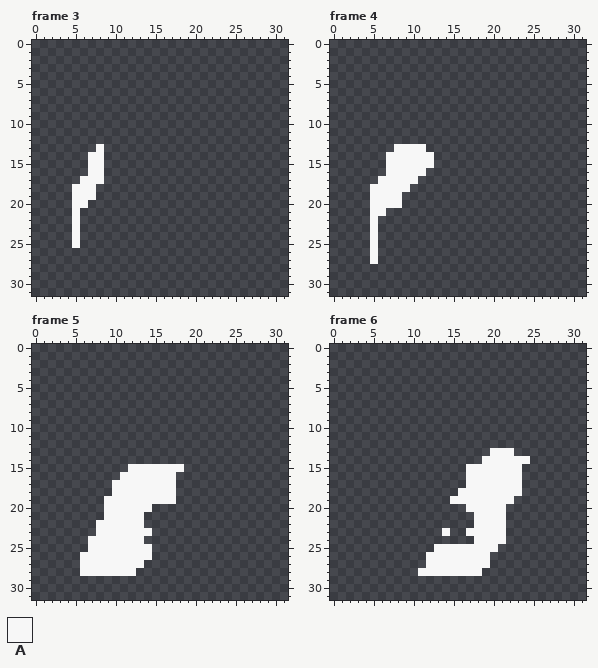
A pixel-art file gets an edit: Art/Items/lock-shiny.aseprite. Above: the version before the commit.
32x32 pixels, 17 frames. Shown: frame 3, frame 4, frame 5, frame 6. The commit also changed other frames, which this record leaves out.
Palette (. is transparent): A #f7f7f7
Pixels before, frame 3, first column x 5:
13 ...A
14 ..AA
15 ..AA
16 ..AA
17 .AAA
18 AAA.
19 AAA.
20 AA..
21 A...
22 A...
23 A...
24 A...
25 A...
Pixels before, frame 4, first column x 5:
13 ...AAAA.
14 ..AAAAAA
15 ..AAAAAA
16 ..AAAAA.
17 .AAAAA..
18 AAAAA...
19 AAAA....
20 AAAA....
21 AA......
22 A.......
23 A.......
24 A.......
25 A.......
26 A.......
27 A.......
Pixels before, frame 5, first column x 6:
15 ......AAAAAAA
16 .....AAAAAAA.
17 ....AAAAAAAA.
18 ....AAAAAAAA.
19 ...AAAAAAAAA.
20 ...AAAAAA....
21 ...AAAAA.....
22 ..AAAAAA.....
23 ..AAAAAAA....
24 .AAAAAAA.....
25 .AAAAAAAA....
26 AAAAAAAAA....
27 AAAAAAAA.....
28 AAAAAAA......
Pixels before, frame 6, first column x 11:
13 .........AAA..
14 ........AAAAAA
15 ......AAAAAAA.
16 ......AAAAAAA.
17 ......AAAAAAA.
18 .....AAAAAAAA.
19 ....AAAAAAAA..
20 ......AAAAA...
21 .......AAAA...
22 .......AAAA...
23 ...A..AAAAA...
24 .......AAAA...
25 ..AAAAAAAA....
26 .AAAAAAAA.....
27 .AAAAAAAA.....
28 AAAAAAAA......
New version:
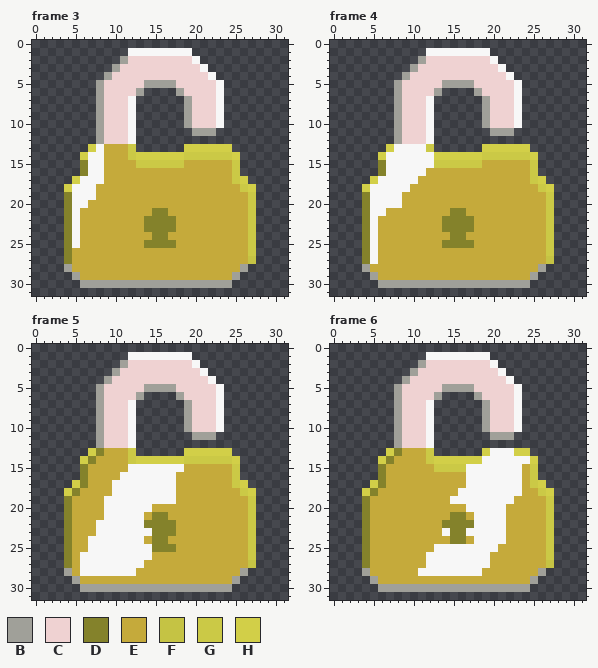
Colours new in this view: B #a0a099  C #efd2d2  D #84822b  E #c5aa3b  F #c5c344  G #cbc946  H #d2cf48
Diff:
layer "Layer 1" now shown
layer "Tint" now shown
Changed rows in their new state; - is an unchanged pixel.
Frame 3, layers "Tint", "Layer 1":
first column x 4:
 1 --------AAAAAAAA--------
 2 -------BCCCCCCCCA-------
 3 ------BCCCCCCCCCCA------
 4 -----BCCCCCCCCCCCCA-----
 5 ----BCCCCCBBBBCCCCCA----
 6 ----BCCCCB----BCCCCA----
 7 ----BCCCA------BCCCA----
 8 ----BCCCA------BCCCA----
 9 ----BCCCA------BCCCA----
10 ----BCCCA------BCCCA----
11 ----BCCCA-------BBB-----
12 ----BCCCA---------------
13 ---H-EEEG------HHHHHH---
14 --H--EEEGHHHHHHGGGGGGH--
15 --D--EEEEGGGGGGEEEEEEG--
16 --D--EEEEEEEEEEEEEEEEG--
17 -H---EEEEEEEEEEEEEEEEGH-
18 H---EEEEEEEEEEEEEEEEEEGH
19 D---EEEEEEEEEEEEEEEEEEEG
20 D--EEEEEEEEEEEEEEEEEEEEG
21 D-EEEEEEEEEDDEEEEEEEEEEG
22 D-EEEEEEEEDDDDEEEEEEEEEG
23 D-EEEEEEEEDDDDEEEEEEEEEG
24 D-EEEEEEEEEDDEEEEEEEEEEG
25 D-EEEEEEEEDDDDEEEEEEEEEG
26 DEEEEEEEEEEEEEEEEEEEEEEG
27 DEEEEEEEEEEEEEEEEEEEEEEF
28 BEEEEEEEEEEEEEEEEEEEEEB-
29 -BEEEEEEEEEEEEEEEEEEEB--
30 --BBBBBBBBBBBBBBBBBBB---
Frame 4, layers "Tint", "Layer 1":
first column x 4:
 1 --------AAAAAAAA--------
 2 -------BCCCCCCCCA-------
 3 ------BCCCCCCCCCCA------
 4 -----BCCCCCCCCCCCCA-----
 5 ----BCCCCCBBBBCCCCCA----
 6 ----BCCCCB----BCCCCA----
 7 ----BCCCA------BCCCA----
 8 ----BCCCA------BCCCA----
 9 ----BCCCA------BCCCA----
10 ----BCCCA------BCCCA----
11 ----BCCCA-------BBB-----
12 ----BCCCA---------------
13 ---H----G------HHHHHH---
14 --H------HHHHHHGGGGGGH--
15 --D------GGGGGGEEEEEEG--
16 --D-----EEEEEEEEEEEEEG--
17 -H-----EEEEEEEEEEEEEEGH-
18 H-----EEEEEEEEEEEEEEEEGH
19 D----EEEEEEEEEEEEEEEEEEG
20 D----EEEEEEEEEEEEEEEEEEG
21 D--EEEEEEEEDDEEEEEEEEEEG
22 D-EEEEEEEEDDDDEEEEEEEEEG
23 D-EEEEEEEEDDDDEEEEEEEEEG
24 D-EEEEEEEEEDDEEEEEEEEEEG
25 D-EEEEEEEEDDDDEEEEEEEEEG
26 D-EEEEEEEEEEEEEEEEEEEEEG
27 D-EEEEEEEEEEEEEEEEEEEEEF
28 BEEEEEEEEEEEEEEEEEEEEEB-
29 -BEEEEEEEEEEEEEEEEEEEB--
30 --BBBBBBBBBBBBBBBBBBB---
Frame 5, layers "Tint", "Layer 1":
first column x 4:
 1 --------AAAAAAAA--------
 2 -------BCCCCCCCCA-------
 3 ------BCCCCCCCCCCA------
 4 -----BCCCCCCCCCCCCA-----
 5 ----BCCCCCBBBBCCCCCA----
 6 ----BCCCCB----BCCCCA----
 7 ----BCCCA------BCCCA----
 8 ----BCCCA------BCCCA----
 9 ----BCCCA------BCCCA----
10 ----BCCCA------BCCCA----
11 ----BCCCA-------BBB-----
12 ----BCCCA---------------
13 ---HDEEEG------HHHHHH---
14 --HDEEEEGHHHHHHGGGGGGH--
15 --DEEEEE-------EEEEEEG--
16 --DEEEE-------EEEEEEEG--
17 -HDEEE--------EEEEEEEGH-
18 HDEEEE--------EEEEEEEEGH
19 DEEEE---------EEEEEEEEEG
20 DEEEE------EEEEEEEEEEEEG
21 DEEEE-----EDDEEEEEEEEEEG
22 DEEE------DDDDEEEEEEEEEG
23 DEEE-------DDDEEEEEEEEEG
24 DEE-------EDDEEEEEEEEEEG
25 DEE--------DDDEEEEEEEEEG
26 DE---------EEEEEEEEEEEEG
27 DE--------EEEEEEEEEEEEEF
28 BE-------EEEEEEEEEEEEEB-
29 -BEEEEEEEEEEEEEEEEEEEB--
30 --BBBBBBBBBBBBBBBBBBB---
Frame 6, layers "Tint", "Layer 1":
first column x 4:
 1 --------AAAAAAAA--------
 2 -------BCCCCCCCCA-------
 3 ------BCCCCCCCCCCA------
 4 -----BCCCCCCCCCCCCA-----
 5 ----BCCCCCBBBBCCCCCA----
 6 ----BCCCCB----BCCCCA----
 7 ----BCCCA------BCCCA----
 8 ----BCCCA------BCCCA----
 9 ----BCCCA------BCCCA----
10 ----BCCCA------BCCCA----
11 ----BCCCA-------BBB-----
12 ----BCCCA---------------
13 ---HDEEEG------H---HH---
14 --HDEEEEGHHHHHH------H--
15 --DEEEEEEGGGG-------EG--
16 --DEEEEEEEEEE-------EG--
17 -HDEEEEEEEEEE-------EGH-
18 HDEEEEEEEEEE--------EEGH
19 DEEEEEEEEEE--------EEEEG
20 DEEEEEEEEEEEE-----EEEEEG
21 DEEEEEEEEEEDDE----EEEEEG
22 DEEEEEEEEEDDDD----EEEEEG
23 DEEEEEEEEE-DD-----EEEEEG
24 DEEEEEEEEEEDDE----EEEEEG
25 DEEEEEEEE--------EEEEEEG
26 DEEEEEEE--------EEEEEEEG
27 DEEEEEEE--------EEEEEEEF
28 BEEEEEE--------EEEEEEEB-
29 -BEEEEEEEEEEEEEEEEEEEB--
30 --BBBBBBBBBBBBBBBBBBB---
Where, in picture pixels (left, top, right, bottom), the same in both pictures:
added: (64, 48, 256, 288)
added: (362, 48, 554, 288)
added: (64, 352, 256, 592)
added: (362, 352, 554, 592)
